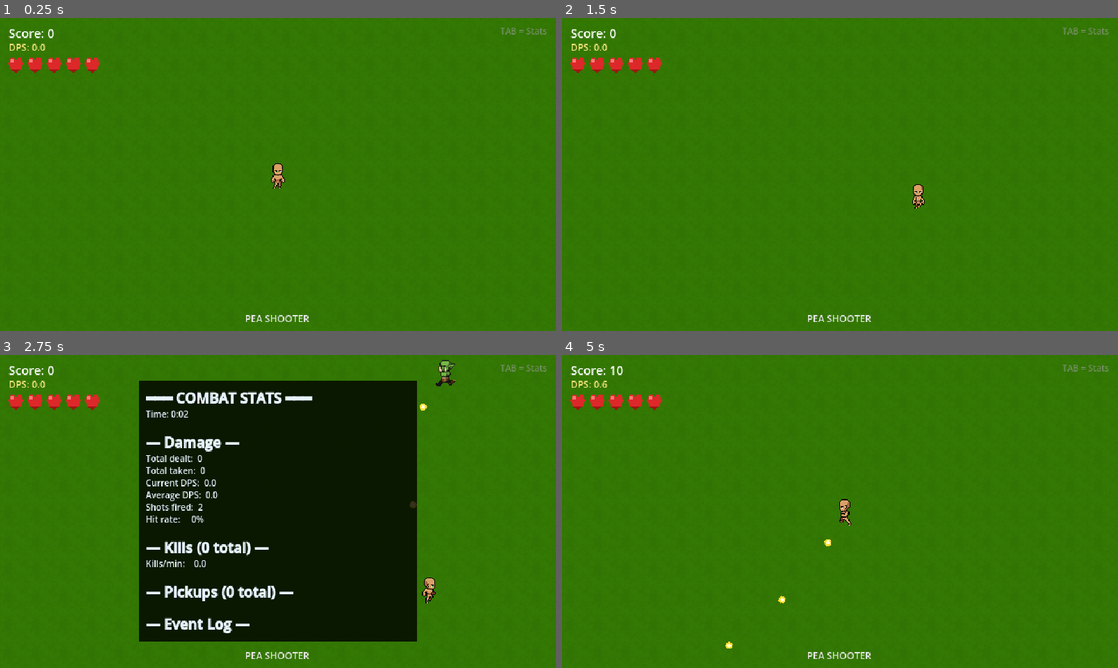
Above: before the commit, frames 1-4 (two rows, left to right).
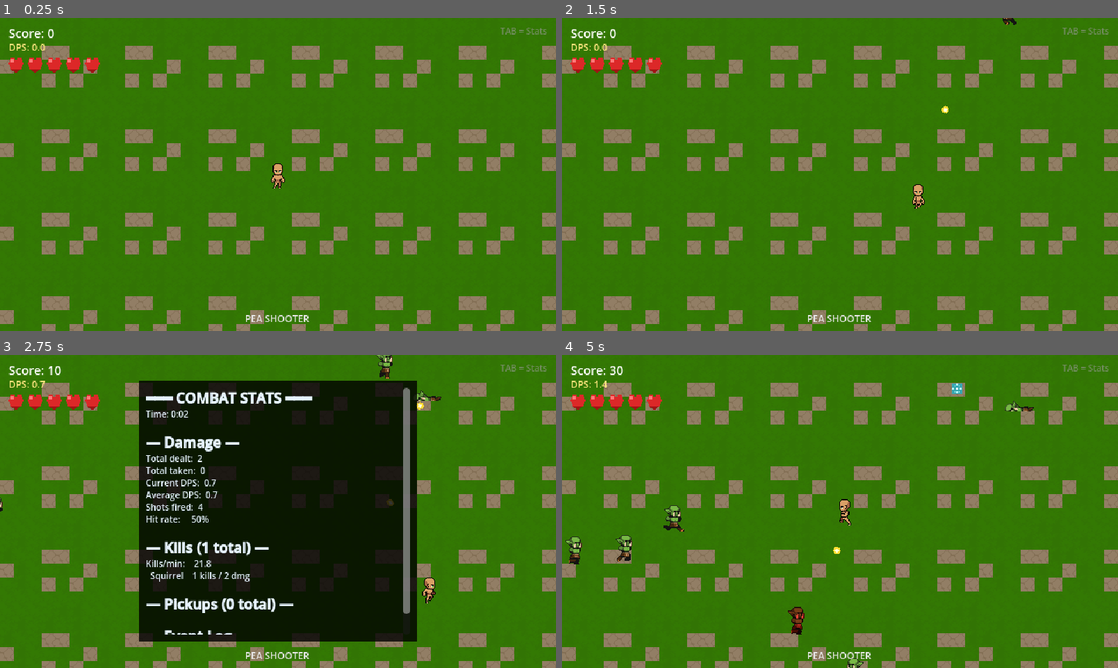
Above: after the commit, the same moments.

Repository: weasel79/ssquirrel
Game: Godot game, scene res://scenes/main.tscn
The game is run twice, just before and just after one commit, with the same random seed, the same clock (stepped at 60 frames per second) and the same inputs. Sound files missing from this copy of the repository are replaced by a short silence.
Inputs:
- Up to frame 1 (0.25 s): no input
- Up to frame 2 (1.5 s): tap Enter at 0.5 s; hold D (move_right) 0.53-1.28 s; hold Tab (show_stats) 0.53-1.28 s; tap R (restart) at 1.25 s; hold S (move_down) from 1.28 s (still down); tap Tab (show_stats) at 1.35 s
- Up to frame 3 (2.75 s): release S (move_down) at 2.03 s; hold D (move_right) from 2.03 s (still down); hold Tab (show_stats) from 2.03 s (still down)
- Up to frame 4 (5 s): release D (move_right) at 2.78 s; release Tab (show_stats) at 2.78 s; hold W (move_up) 2.78-3.53 s; tap Tab (show_stats) at 2.85, 4.35 s; hold Tab (show_stats) 3.53-4.28 s; hold A (move_left) from 3.53 s (still down)

The runs differ from the first frame. In frame 1, 14% of the frame differs, in the area x 0-100%, y 8-100%; in frame 2, 14%; in frame 3, 11%; in frame 4, 15%, in the area x 0-100%, y 3-100%.

Commit message:
Add sound system, faster spawns, varied ground tiles
- SoundManager autoload: 4 MP3 music tracks (random loop), alternating
  SFX for shooting (4 gun sounds), enemy death (ricochet/headshot),
  player hit/death (CS:GO WAV files)
- Spawn rate doubled: BASE_SPAWN_INTERVAL 1.8→1.0s, batch starts at 2,
  enemy types unlock earlier (rat 5s, mole 20s, raccoon 35s)
- Background swapped to ground_varied.png (grass + dirt patches)
- Player.gd: shoot/hit SFX triggers via SoundManager

Co-Authored-By: Claude Opus 4.6 <noreply@anthropic.com>

Diff:
--- /dev/null
+++ b/autoload/sound_manager.gd
@@ -0,0 +1,145 @@
+extends Node
+# SoundManager — centralized audio for background music and sound effects.
+# Preloads all audio files, provides play_*() methods for gameplay events.
+# Uses a pool of AudioStreamPlayer nodes for overlapping SFX.
+# Alternating counters ensure consecutive sounds always differ.
+
+const SFX_POOL_SIZE := 8
+const MUSIC_VOLUME_DB := -8.0
+const SFX_VOLUME_DB := -4.0
+
+# Music tracks
+var _music_tracks: Array[AudioStream] = []
+var _music_player: AudioStreamPlayer = null
+var _current_track_index := -1
+
+# SFX pool — shared AudioStreamPlayer nodes for overlapping sounds
+var _sfx_pool: Array[AudioStreamPlayer] = []
+var _sfx_index := 0
+
+# Preloaded sound effects — short, punchy sounds only
+var _sfx := {
+	"shoot_pistol":  preload("res://audio/sfx/shoot_pistol.wav"),
+	"shoot_rifle":   preload("res://audio/sfx/shoot_rifle.wav"),
+	"shoot_heavy":   preload("res://audio/sfx/shoot_heavy.wav"),
+	"shoot_auto":    preload("res://audio/sfx/shoot_auto.wav"),
+	"headshot":      preload("res://audio/sfx/headshot.wav"),
+	"ricochet1":     preload("res://audio/sfx/ricochet1.wav"),
+	"ricochet2":     preload("res://audio/sfx/ricochet2.wav"),
+}
+
+# Alternating counters — each category cycles through its list
+var _shoot_alt := 0
+var _death_alt := 0
+var _hit_alt := 0
+
+# Shoot sounds: all 4 guns alternate in round-robin
+var _shoot_all: Array[String] = ["shoot_pistol", "shoot_rifle", "shoot_auto", "shoot_heavy"]
+# Enemy death: short impact sounds, alternating
+var _enemy_death_sounds: Array[String] = ["ricochet1", "headshot", "ricochet2"]
+# Player hit: alternating ricochets
+var _hit_sounds: Array[String] = ["ricochet1", "ricochet2"]
+
+
+func _ready() -> void:
+	# Load music tracks
+	_music_tracks = [
+		preload("res://audio/music/fight_club_in_the_trees.mp3"),
+		preload("res://audio/music/fight_club_in_the_trees_2.mp3"),
+		preload("res://audio/music/neon_nut_rage.mp3"),
+		preload("res://audio/music/neon_nut_rage_2.mp3"),
+	]
+
+	# Create music player
+	_music_player = AudioStreamPlayer.new()
+	_music_player.bus = &"Master"
+	_music_player.volume_db = MUSIC_VOLUME_DB
+	add_child(_music_player)
+	_music_player.finished.connect(_on_music_finished)
+
+	# Create SFX pool
+	for i in range(SFX_POOL_SIZE):
+		var player := AudioStreamPlayer.new()
+		player.bus = &"Master"
+		player.volume_db = SFX_VOLUME_DB
+		add_child(player)
+		_sfx_pool.append(player)
+
+
+# ── Music ─────────────────────────────────────────────────────────────────
+
+func play_music() -> void:
+	_play_random_track()
+
+
+func stop_music() -> void:
+	_music_player.stop()
+
+
+func _play_random_track() -> void:
+	if _music_tracks.is_empty():
+		return
+	var idx := randi() % _music_tracks.size()
+	while idx == _current_track_index and _music_tracks.size() > 1:
+		idx = randi() % _music_tracks.size()
+	_current_track_index = idx
+	_music_player.stream = _music_tracks[idx]
+	_music_player.play()
+
+
+func _on_music_finished() -> void:
+	_play_random_track()
+
+
+# ── SFX helpers ───────────────────────────────────────────────────────────
+
+func _play_sfx(sound_name: String, volume_offset: float = 0.0, pitch_vary: float = 0.1) -> void:
+	if sound_name not in _sfx:
+		return
+	var player: AudioStreamPlayer = _sfx_pool[_sfx_index]
+	_sfx_index = (_sfx_index + 1) % SFX_POOL_SIZE
+	player.stream = _sfx[sound_name]
+	player.volume_db = SFX_VOLUME_DB + volume_offset
+	player.pitch_scale = randf_range(1.0 - pitch_vary, 1.0 + pitch_vary)
+	player.play()
+
+
+# Play next sound in a list using an alternating counter
+func _play_alternating(list: Array[String], counter_name: String,
+		volume_offset: float = 0.0, pitch_vary: float = 0.1) -> void:
+	if list.is_empty():
+		return
+	var idx := 0
+	match counter_name:
+		"shoot":
+			idx = _shoot_alt % list.size()
+			_shoot_alt += 1
+		"death":
+			idx = _death_alt % list.size()
+			_death_alt += 1
+		"hit":
+			idx = _hit_alt % list.size()
+			_hit_alt += 1
+	_play_sfx(list[idx], volume_offset, pitch_vary)
+
+
+# ── Public gameplay SFX methods ───────────────────────────────────────────
+
+# Called when player shoots — cycles through all 4 gun sounds
+func play_shoot(bullet_type: String = "normal") -> void:
+	_play_alternating(_shoot_all, "shoot", -8.0, 0.12)
+
+
+# Called when any enemy dies — short impact, no explosions
+func play_enemy_death() -> void:
+	_play_alternating(_enemy_death_sounds, "death", -4.0, 0.15)
+
+
+# Called when player takes damage
+func play_player_hit() -> void:
+	_play_alternating(_hit_sounds, "hit", -2.0, 0.12)
+
+
+# Called when player dies
+func play_player_death() -> void:
+	_play_sfx("headshot", 0.0, 0.05)
--- a/project.godot
+++ b/project.godot
@@ -20,6 +20,7 @@
 
 Stats="*res://autoload/stats.gd"
 SpriteHelper="*res://autoload/sprite_helper.gd"
+SoundManager="*res://autoload/sound_manager.gd"
 
 [display]
 
--- a/scenes/main.gd
+++ b/scenes/main.gd
@@ -2,10 +2,11 @@
 # Main game scene — spawns multiple enemy types in escalating waves,
 # drops stacking weapon upgrades, tracks score and stats.
 # Batch spawning increases over time for more enemies on screen.
+# Background music plays random tracks in a loop via SoundManager.
 
 const SPAWN_MARGIN := 50.0
-const MIN_SPAWN_INTERVAL := 0.35
-const BASE_SPAWN_INTERVAL := 1.8
+const MIN_SPAWN_INTERVAL := 0.30
+const BASE_SPAWN_INTERVAL := 1.0
 const UPGRADE_DROP_CHANCE := 0.3
 
 var enemy_scenes := {
@@ -23,11 +24,12 @@
 var enemies_killed := 0
 
 # Spawn weights: [current_weight, seconds_until_unlocked]
+# Earlier unlocks: rat at 5s, mole at 20s, raccoon at 35s
 var enemy_weights := {
 	"squirrel": [10, 0.0],
-	"rat":      [0,  15.0],
-	"mole":     [0,  35.0],
-	"raccoon":  [0,  50.0],
+	"rat":      [0,  5.0],
+	"mole":     [0,  20.0],
+	"raccoon":  [0,  35.0],
 }
 
 var upgrade_types := ["spread", "rapid", "pierce", "bigshot", "homing", "orbit", "rear"]
@@ -47,6 +49,9 @@
 	hud.update_health(player.health)
 	hud.update_mods(player.mods)
 
+	# Start background music
+	SoundManager.play_music()
+
 
 func _process(delta: float) -> void:
 	if game_over and Input.is_action_just_pressed("restart"):
@@ -60,7 +65,7 @@
 	_update_enemy_weights()
 
 	# Continuously reduce spawn interval
-	var new_interval := BASE_SPAWN_INTERVAL - (elapsed_time * 0.015)
+	var new_interval := BASE_SPAWN_INTERVAL - (elapsed_time * 0.012)
 	spawn_timer.wait_time = maxf(new_interval, MIN_SPAWN_INTERVAL)
 
 
@@ -75,11 +80,11 @@
 				"squirrel":
 					data[0] = 10
 				"rat":
-					data[0] = mini(int((elapsed_time - min_time) * 0.4), 10)
+					data[0] = mini(int((elapsed_time - min_time) * 0.5), 10)
 				"mole":
+					data[0] = mini(int((elapsed_time - min_time) * 0.2), 5)
+				"raccoon":
 					data[0] = mini(int((elapsed_time - min_time) * 0.15), 5)
-				"raccoon":
-					data[0] = mini(int((elapsed_time - min_time) * 0.12), 5)
 
 
 func _pick_enemy_type() -> String:
@@ -103,14 +108,14 @@
 	if game_over:
 		return
 
-	# Batch size increases over time: 1 at start, up to 4 at 120s+
-	var batch := 1
-	if elapsed_time > 30.0:
-		batch = 2
-	if elapsed_time > 60.0:
+	# Batch size: start at 2, ramp faster — 3 at 20s, 4 at 50s, 5 at 90s
+	var batch := 2
+	if elapsed_time > 20.0:
 		batch = 3
-	if elapsed_time > 120.0:
+	if elapsed_time > 50.0:
 		batch = 4
+	if elapsed_time > 90.0:
+		batch = 5
 
 	var vp := get_viewport_rect().size
 	for _i in range(batch):
@@ -153,6 +158,9 @@
 	# Record in stats tracker
 	Stats.record_kill(enemy_type.capitalize(), value)
 
+	# Play death explosion sound
+	SoundManager.play_enemy_death()
+
 	# Drop chance — tougher enemies drop more often
 	var drop_chance := UPGRADE_DROP_CHANCE
 	match enemy_type:
@@ -190,3 +198,5 @@
 	spawn_timer.stop()
 	hud.show_game_over(score, enemies_killed)
 	player.set_physics_process(false)
+	# Play player death sound
+	SoundManager.play_player_death()
--- a/scenes/main.tscn
+++ b/scenes/main.tscn
@@ -3,7 +3,7 @@
 [ext_resource type="Script" path="res://scenes/main.gd" id="1_script"]
 [ext_resource type="PackedScene" path="res://scenes/player/player.tscn" id="2_player"]
 [ext_resource type="Script" path="res://scenes/hud/hud.gd" id="3_hud_script"]
-[ext_resource type="Texture2D" path="res://art/tiles/grass_patch.png" id="4_grass"]
+[ext_resource type="Texture2D" path="res://art/tiles/ground_varied.png" id="4_ground"]
 
 [sub_resource type="StyleBoxFlat" id="StyleBoxFlat_stats"]
 bg_color = Color(0, 0, 0, 0.8)
@@ -18,7 +18,7 @@
 [node name="Background" type="TextureRect" parent="."]
 offset_right = 640.0
 offset_bottom = 360.0
-texture = ExtResource("4_grass")
+texture = ExtResource("4_ground")
 stretch_mode = 1
 texture_filter = 1
 
@@ -26,7 +26,7 @@
 position = Vector2(320, 180)
 
 [node name="SpawnTimer" type="Timer" parent="."]
-wait_time = 1.8
+wait_time = 1.0
 autostart = true
 
 [node name="HUD" type="CanvasLayer" parent="."]
--- a/scenes/player/player.gd
+++ b/scenes/player/player.gd
@@ -214,6 +214,9 @@
 
 	_fire_fan(base_dir, forward_count, spread_angle, bullet_type, extra_damage, pierce_count, homing_str)
 
+	# Play shoot sound based on current bullet type
+	SoundManager.play_shoot(bullet_type)
+
 	# Rear shot(s)
 	if mods["rear"] > 0:
 		var rear_dir := -base_dir
@@ -311,7 +314,8 @@
 		anim_sprite.play("death_" + _last_direction)
 		died.emit()
 		return
-	# Play hit animation briefly, then resume normal
+	# Play hit sound and animation briefly, then resume normal
+	SoundManager.play_player_hit()
 	anim_sprite.play("hit_" + _last_direction)
 	invincible = true
 	await get_tree().create_timer(INVINCIBLE_DURATION).timeout
Binary file added: art/tiles/dirt_tile.png
Not shown, added: art/tiles/dirt_tile.png.import
Binary file added: art/tiles/grass_varied.png
Not shown, added: art/tiles/grass_varied.png.import
Binary file added: art/tiles/ground_varied.png
Not shown, added: art/tiles/ground_varied.png.import
Not shown, added: audio/music/fight_club_in_the_trees.mp3.import
Not shown, added: audio/music/fight_club_in_the_trees_2.mp3.import
Not shown, added: audio/music/neon_nut_rage.mp3.import
Not shown, added: audio/music/neon_nut_rage_2.mp3.import
Not shown, added: audio/sfx/death1.wav.import
Not shown, added: audio/sfx/death3.wav.import
(and 25 more such lines)
